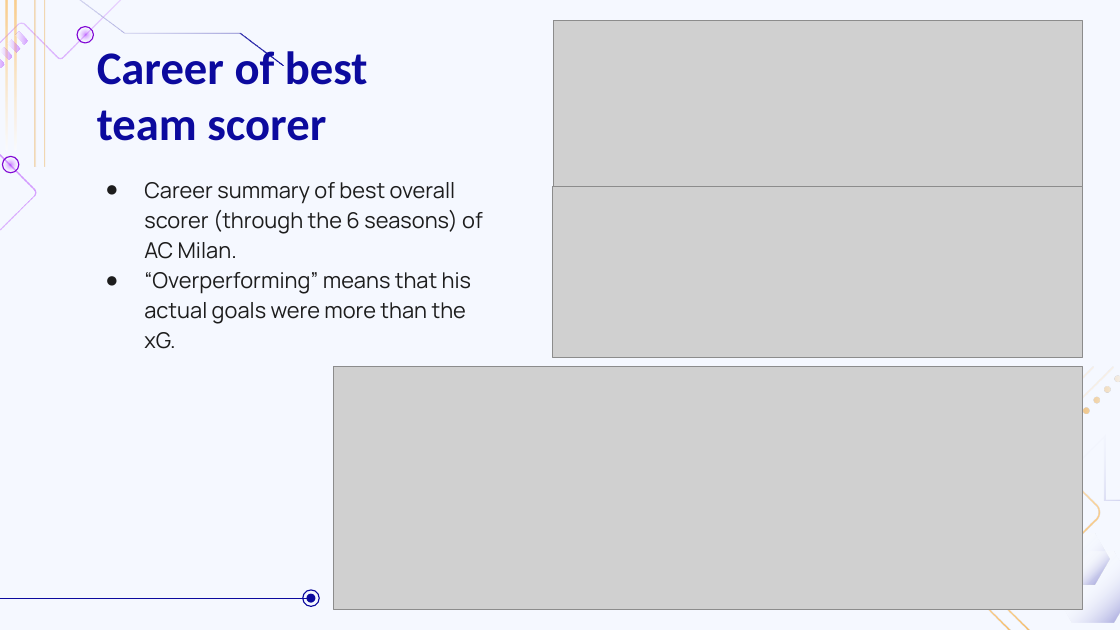
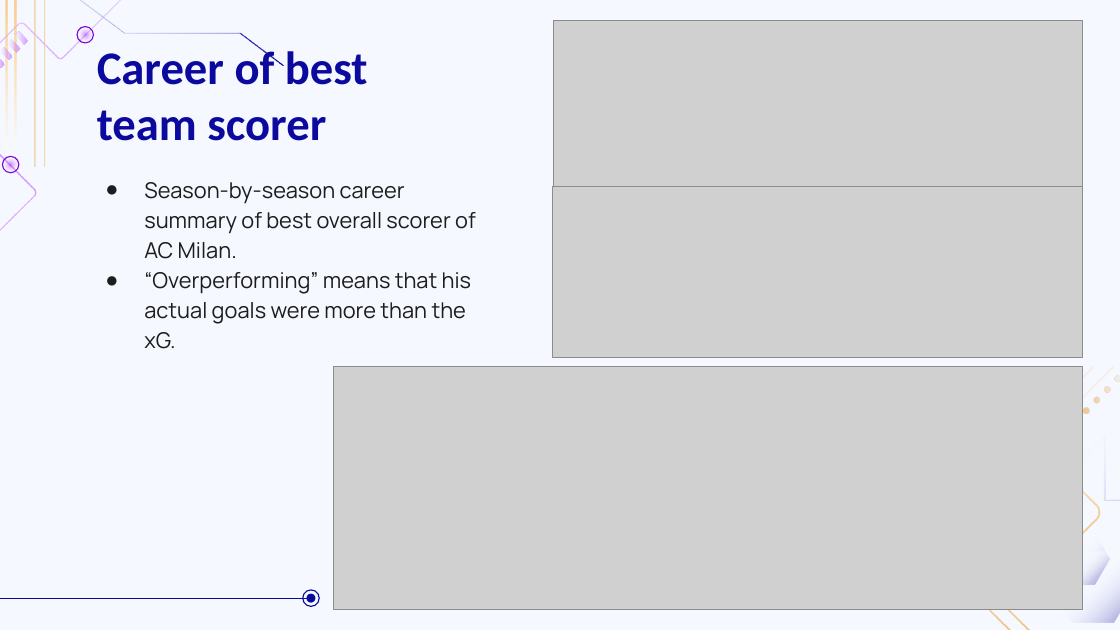
Before and after one commit to MarcoGasparini00/DataCrafters, a slide deck: slide 19 of presentation/DB2.pptx. Drawn at 1120x630 pixels with LibreOffice and Linux fonts; fonts in the diff are those of the drawing; grey boxes stand for pictures; background and template pictures are left out. Boxes give left, top, right and bottom in pixels: in the first picture for what was removed or moved away, otherwise in the second. Text is boxed around its words. In the diff, an @@ line names an element or a change of style, - is before the commit and + after.

```diff
--- a/presentation/DB2.pptx
+++ b/presentation/DB2.pptx
@@ subtitle at bbox=[144, 182, 476, 259]: text changed @@
-● Career summary of best overall scorer (through the 6 seasons) of AC Milan.
+● Season-by-season career summary of best overall scorer of AC Milan.
```
Also in this commit, not shown: 12 other slides changed, 2 slides added, 3 slides removed.
